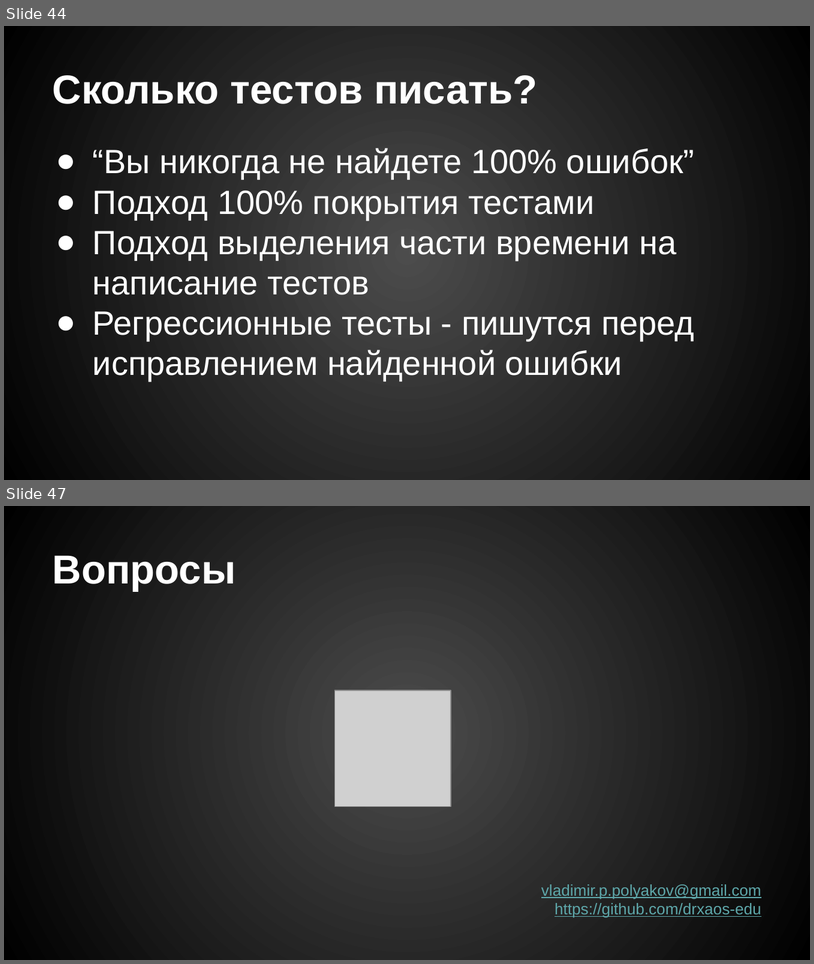
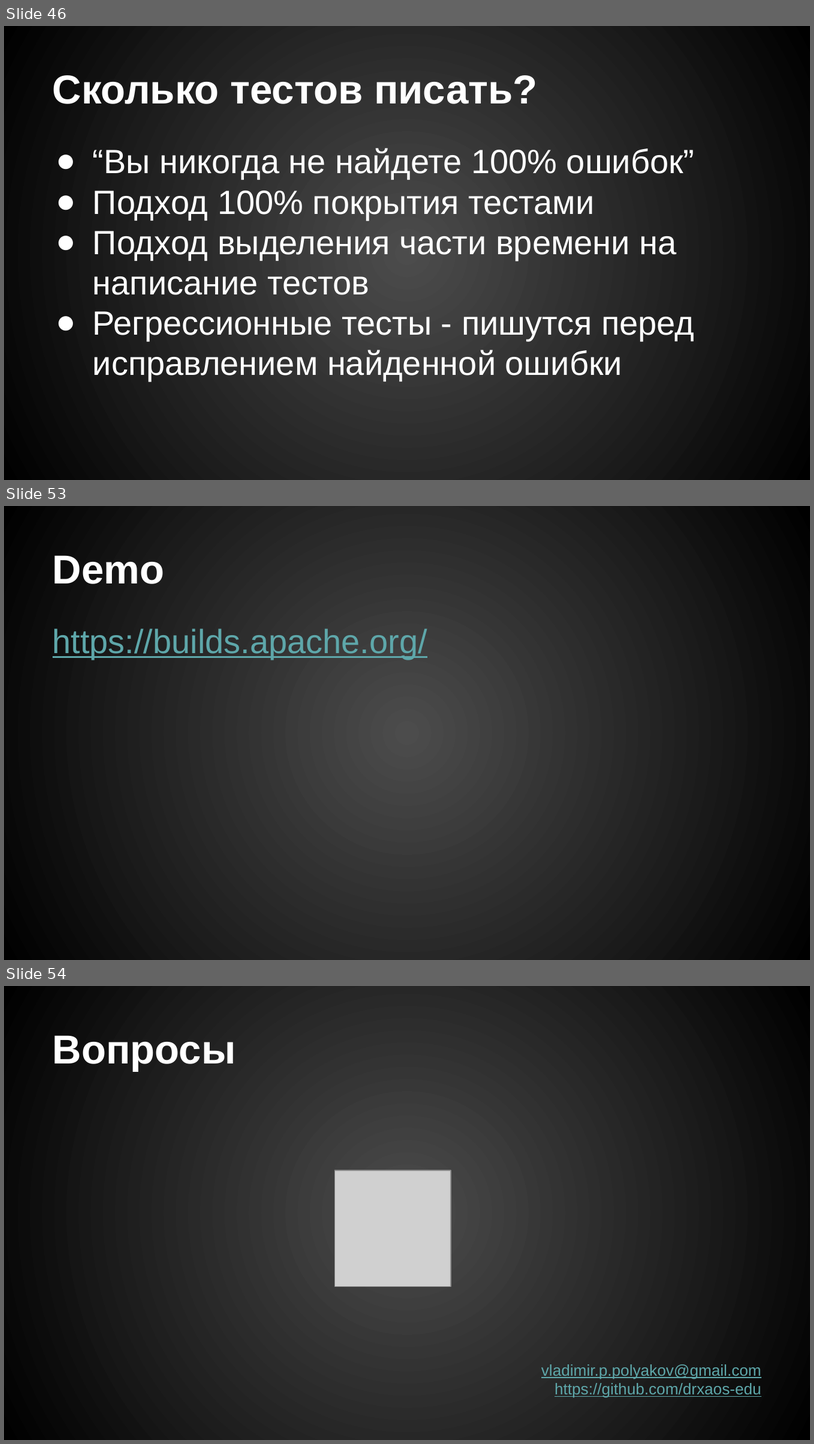
Before and after one commit to drxaos-edu/lecture-unit-testing, a slide deck: Модульное тестирование.pptx. Shown one above the other, each under a label of ours: slides 44 and 47 before the commit, slides 46, 53 and 54 after it; the slides between them are not shown. The pictures are 814x964 and 814x1444 pixels, drawn with LibreOffice and Linux fonts; fonts in the diff are those of the drawing; grey boxes stand for pictures. Boxes give left, top, right and bottom in pixels: in the first picture for what was removed or moved away, otherwise in the second. Text is boxed around its words. In the diff, an @@ line names an element or a change of style, - is before the commit and + after.

```diff
--- a/Модульное тестирование.pptx
+++ b/Модульное тестирование.pptx
@@ slide 53 added at [4, 506, 810, 960], background gradient #4C4C4C to #000000 @@
@@ title added at [53, 555, 165, 584], 36 pt, text #FFFFFF, bold @@
+Demo
@@ text added at [53, 627, 428, 659], 30 pt, text #5EA7AA, underline @@
+https://builds.apache.org/
@@ what was slide 44 is now slide 46 @@
@@ what was slide 47 is now slide 54 @@
```
Also in this commit, not shown: 2 slides changed, 6 other slides added, 1 other file.
